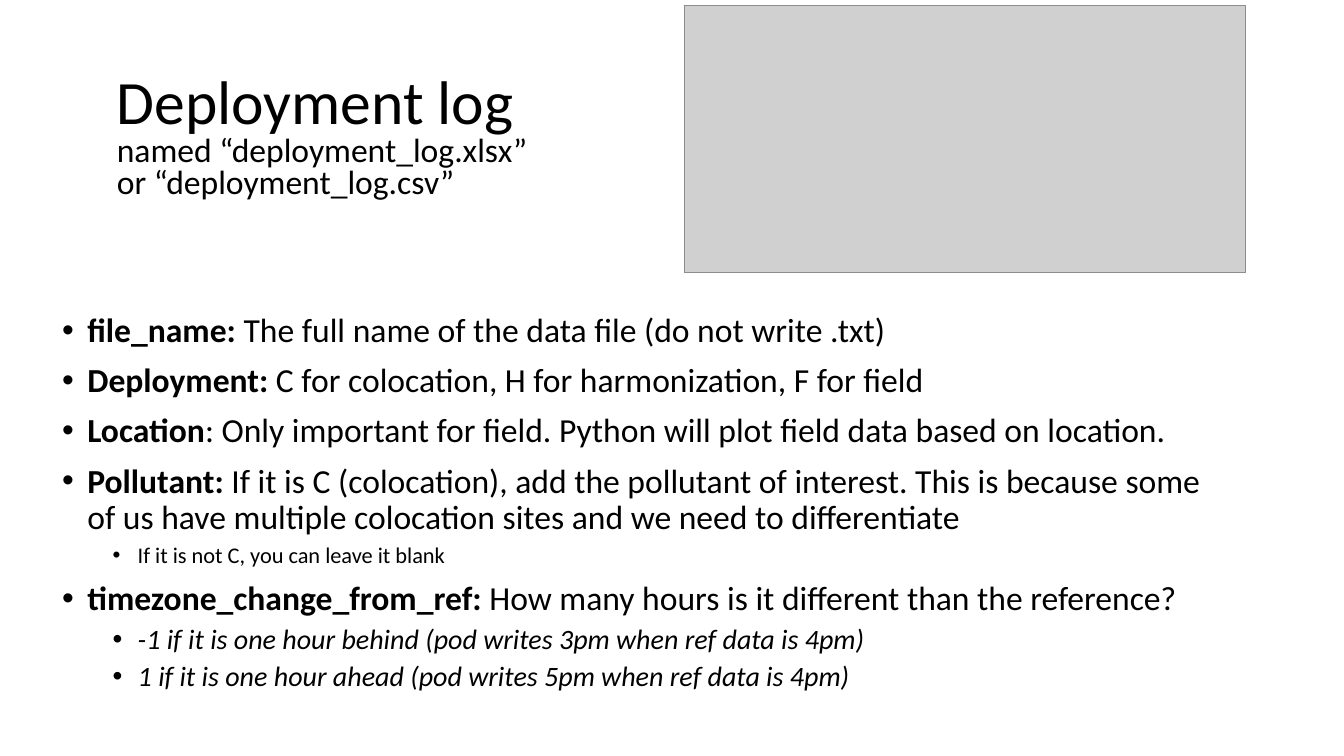
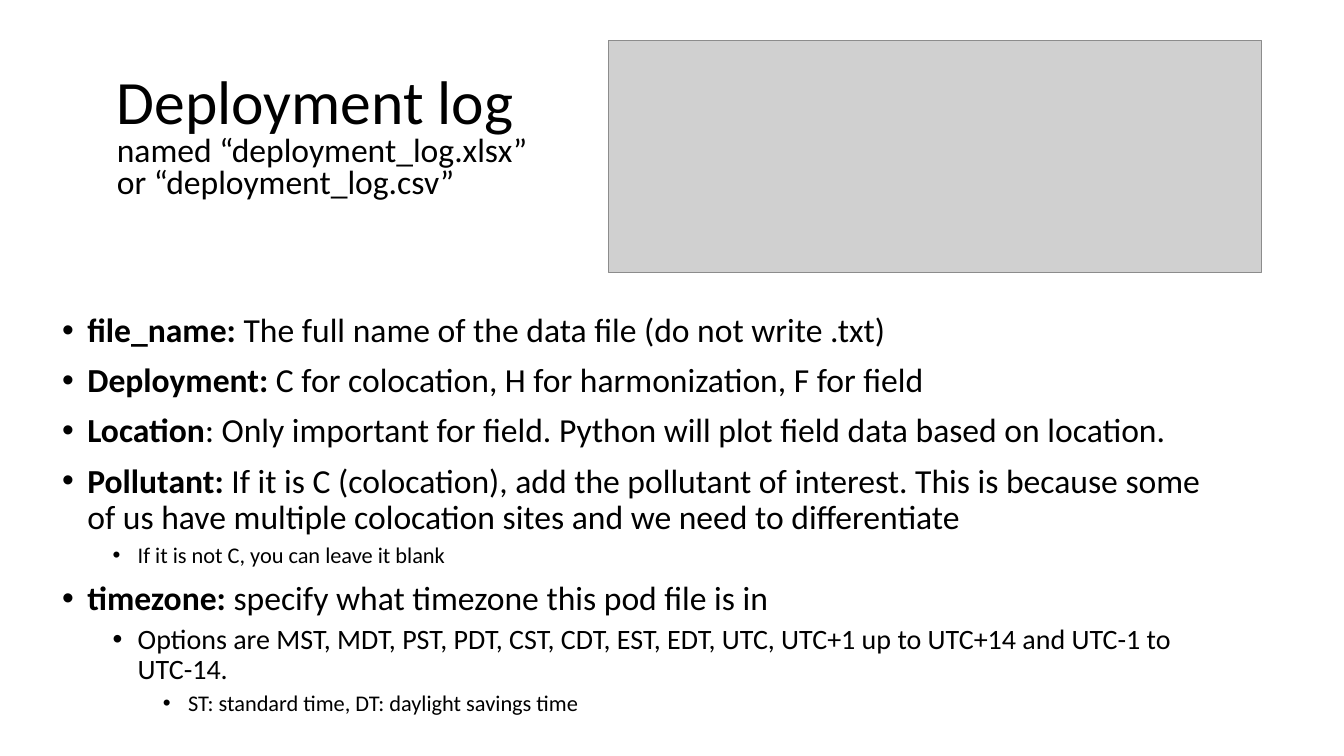
Before and after one commit to cafr1977/MPC_python, a slide deck: slide 22 of Python MPC.pptx. Drawn at 1344x756 pixels with LibreOffice and Linux fonts; fonts in the diff are those of the drawing; grey boxes stand for pictures. Boxes give left, top, right and bottom in pixels: in the first picture for what was removed or moved away, otherwise in the second. Text is boxed around its words. In the diff, an @@ line names an element or a change of style, - is before the commit and + after.

```diff
--- a/Python MPC.pptx
+++ b/Python MPC.pptx
@@ picture resized from (x1=685, y1=6, x2=1246, y2=272) to (x1=609, y1=40, x2=1262, y2=272) @@
@@ text at (x1=87, y1=586, x2=1171, y2=715): text changed; italic off @@
-• timezone_change_from_ref: How many hours is it different than the reference?
-  • -1 if it is one hour behind (pod writes 3pm when ref data is 4pm)
-  • 1 if it is one hour ahead (pod writes 5pm when ref data is 4pm)
+• timezone: specify what timezone this pod file is in
+  • Options are MST, MDT, PST, PDT, CST, CDT, EST, EDT, UTC, UTC+1 up to UTC+14 and UTC-1 to UTC-14.
+    • ST: standard time, DT: daylight savings time
```
Also in this commit, not shown: 5 other slides changed, 6 other files.
